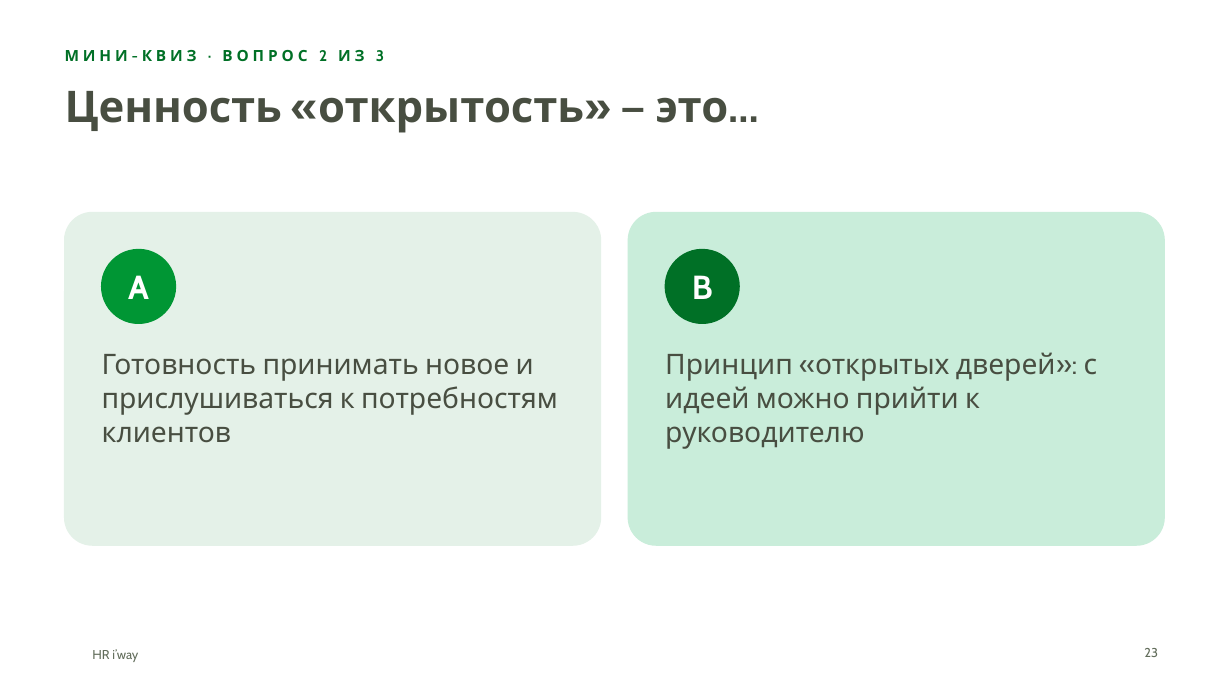
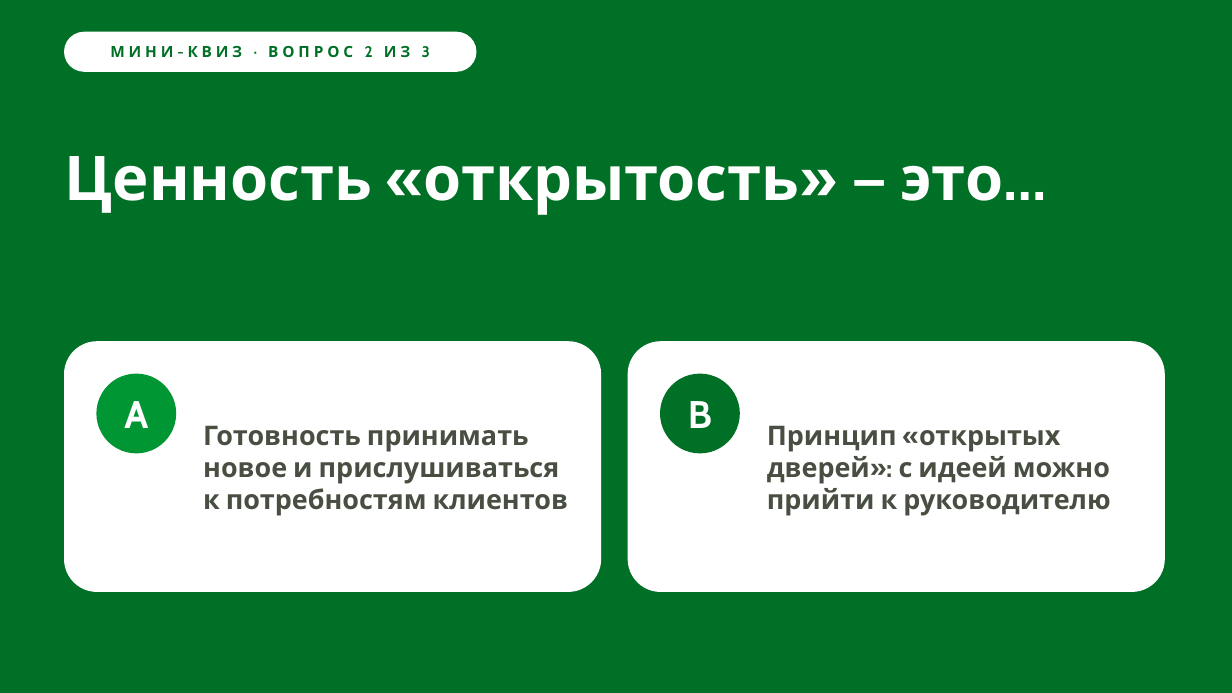
Before and after one commit to hriwayhr/HR-projects, a slide deck: slide 23 of presentations/HR-iway-onboarding-2026.pptx. Drawn at 1232x693 pixels with LibreOffice and Linux fonts; fonts in the diff are those of the drawing; background and template pictures are left out. Boxes give left, top, right and bottom in pixels: in the first picture for what was removed or moved away, otherwise in the second. Text is boxed around its words. In the diff, an @@ line names an element or a change of style, - is before the commit and + after.

```diff
--- a/presentations/HR-iway-onboarding-2026.pptx
+++ b/presentations/HR-iway-onboarding-2026.pptx
@@ background #FFFFFF to #007026 @@
@@ text "МИНИ-КВИЗ · ВОПРОС 2 ИЗ ...": place and size @@
-text "МИНИ-КВИЗ · ВОПРОС 2 ИЗ ..." at [65,50,384,61]
+text "МИНИ-КВИЗ · ВОПРОС 2 ИЗ ..." at [110,46,430,57]
@@ text "МИНИ-КВИЗ · ВОПРОС 2 ИЗ ..." at [110,46,430,57]: alignment left to centre; vertical alignment top to middle @@
@@ rounded rectangle added at [65,32,476,71], fill #FFFFFF, outline #FFFFFF 1 pt @@
@@ title "Ценность «открытость» — это…": place and size @@
-title "Ценность «открытость» — это…" at [65,91,729,133]
+title "Ценность «открытость» — это…" at [65,156,1003,215]
@@ title "Ценность «открытость» — это…" at [65,156,1003,215]: size 34 to 48 pt, text colour #484E41 to #FFFFFF @@
@@ rounded rectangle: place and size @@
-rounded rectangle at [65,213,601,545]
+rounded rectangle at [65,342,601,592]
@@ rounded rectangle at [65,342,601,592]: fill #E4F1E8 to #FFFFFF; outline #E4F1E8 1 pt to #FFFFFF 1 pt; proportions changed @@
@@ rounded rectangle: place and size @@
-rounded rectangle at [628,213,1165,545]
+rounded rectangle at [628,342,1165,592]
@@ rounded rectangle at [628,342,1165,592]: fill #C9EDDA to #FFFFFF; outline #C9EDDA 1 pt to #FFFFFF 1 pt; proportions changed @@
@@ text "A": place and size @@
-text "A" at [128,275,149,299]
+text "A" at [124,401,148,428]
@@ text "A" at [124,401,148,428]: size 26 to 30 pt @@
@@ ellipse: place and size @@
-ellipse at [102,250,176,323]
+ellipse at [97,374,176,453]
@@ text "Готовность принимать новое и прислушиваться ...": place and size @@
-text "Готовность принимать новое и прислушиваться ..." at [102,354,558,443]
+text "Готовность принимать новое и прислушиваться ..." at [203,425,568,516]
@@ text "Готовность принимать новое и прислушиваться ..." at [203,425,568,516]: size 22 to 21 pt, bold on; vertical alignment top to middle @@
@@ text "B" at [688,401,712,428]: size 26 to 30 pt @@
@@ text "B": place and size @@
-text "B" at [692,275,713,299]
+text "B" at [688,401,712,428]
@@ ellipse: place and size @@
-ellipse at [665,250,739,323]
+ellipse at [661,374,739,453]
@@ text "Принцип «открытых дверей»: с идеей ..." at [767,425,1110,516]: size 22 to 21 pt, bold on; vertical alignment top to middle @@
@@ text "Принцип «открытых дверей»: с идеей ...": place and size @@
-text "Принцип «открытых дверей»: с идеей ..." at [665,352,1098,449]
+text "Принцип «открытых дверей»: с идеей ..." at [767,425,1110,516]
@@ text removed at [92,649,138,662] @@
-HR i’way
@@ page number removed at [1144,648,1158,657] @@
-23
```
Also in this commit, not shown: 27 other slides changed, 4 other files.
